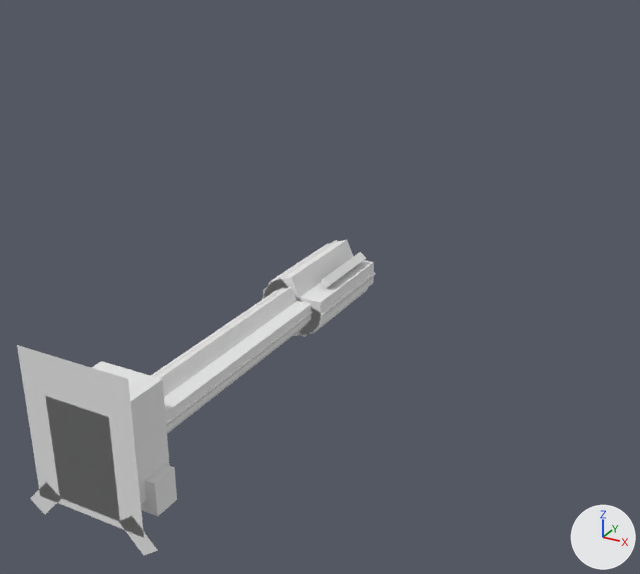
Before and after pictures for a commit that changed the OBJ model src/main/resources/assets/mareeletrica/models/block/paint_scar_body_1.obj.
The view is the same before and after, from a 50 mm lens placed at (0.905, 0.021, 0.876), pointed at (0.413, 0.914, 0.43). The lights are fixed; the arrows at lower right show +X, +Y and +Z. The first picture is the older version. Where no turn or scale is listed for an object, it has been applied to the vertices. Vertices at exactly the same position are counted once.

In view in the first picture: 'paint_scar_body_1'.
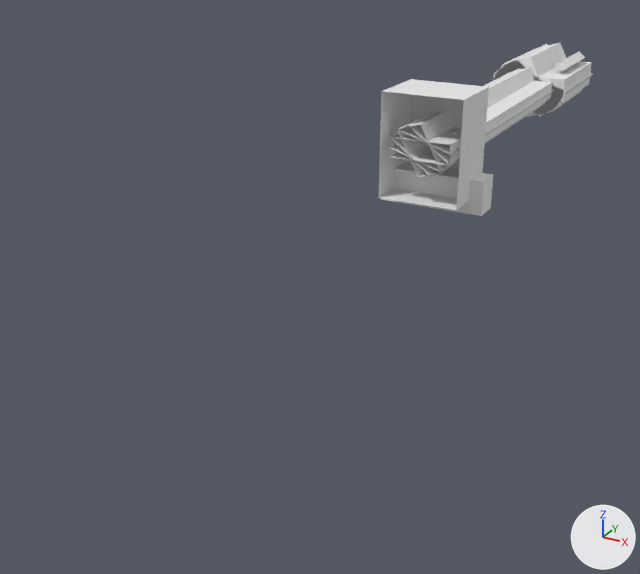
Patch to the scene script:
```diff
--- a/src/main/resources/assets/mareeletrica/models/block/paint_scar_body_1.obj.py
+++ b/src/main/resources/assets/mareeletrica/models/block/paint_scar_body_1.obj.py
@@ me_paint_scar_body_1 @@
 # used by ob_paint_scar_body_1; location = (0.0, 0.0, 0.0)
-me_paint_scar_body_1.from_pydata(...)  # 132 vertices, 111 faces; spans x 0.438..0.562, y 0.406..0.819, z 0.442..0.588
+me_paint_scar_body_1.from_pydata(...)  # 120 vertices, 103 faces; spans x 0.43..0.57, y 1.008..1.64, z 0.507..0.66
+# me_paint_scar_body_1 part 1: the loose piece of 12 vertices spanning x 0.484..0.516, y 0.816..0.819, z 0.494..0.523 is scaled about its middle by (3.62, 81.4, 3.06), then moved by (0.0, 0.73, 0.084)
+# me_paint_scar_body_1 part 2: the loose piece of 12 vertices spanning x 0.483..0.517, y 0.816..0.819, z 0.493..0.525 is scaled about its middle by (3.62, 81.4, 3.06), then moved by (0.0, 0.73, 0.084)
+# me_paint_scar_body_1 part 3: the loose piece of 8 vertices spanning x 0.516..0.527, y 0.729..0.808, z 0.523..0.534 is scaled about its middle by (1.81, 1.53, 1.53), then moved by (0.018, 0.795, 0.095)
+# me_paint_scar_body_1 part 4: the loose piece of 8 vertices spanning x 0.516..0.527, y 0.729..0.808, z 0.484..0.494 is scaled about its middle by (1.81, 1.53, 1.53), then moved by (0.018, 0.795, 0.074)
+# me_paint_scar_body_1 part 5: the loose piece of 8 vertices spanning x 0.473..0.484, y 0.729..0.808, z 0.523..0.534 is scaled about its middle by (1.81, 1.53, 1.53), then moved by (-0.018, 0.795, 0.095)
+# me_paint_scar_body_1 part 6: the loose piece of 12 vertices spanning x 0.468..0.532, y 0.7..0.817, z 0.479..0.538 is scaled about its middle by (0.905, 0.0287, 0.766), then moved by (0.0, 0.88, 0.084)
+# me_paint_scar_body_1 part 7: the loose piece of 12 vertices spanning x 0.465..0.535, y 0.7..0.817, z 0.477..0.54 is scaled about its middle by (0.905, 0.0287, 0.766), then moved by (0.0, 0.88, 0.084)
+# me_paint_scar_body_1 part 8: a new loose piece, a box spanning x 0.43..0.57, y 1.053..1.089, z 0.507..0.552, in mat_paint (its picture is missing)
+# me_paint_scar_body_1 part 9: 7 loose pieces with 52 vertices, spanning x 0.438..0.562, y 0.406..0.7, z 0.442..0.588, are deleted
+# me_paint_scar_body_1 part 10
+# 20 vertices are added at x 0.447..0.553, y 1.008..1.097, z 0.525..0.66
+# 12 new vertices lie (0.0, 0.449, 0.0) away from vertices in x 0.457..0.543, y 1.008, z 0.56..0.626
+# 25 new faces join them
+# other edits to the shape of me_paint_scar_body_1 do not show in these pictures
 me_paint_scar_body_1.materials.append(mat_paint)
```

Pixel boxes [x1, y1, x2, y2] of what changed, in the pictures (640 x 574 px; the box of a moved part takes in the faces that stretch with it):
'paint_scar_body_1', reshaped (40% narrower, 45% shorter): before [17, 240, 376, 556]; after [378, 43, 593, 216]
part 1 of me_paint_scar_body_1, moved or reshaped (not visible before): after [494, 44, 592, 117]
part 2 of me_paint_scar_body_1, moved or reshaped (not visible before): after [493, 43, 593, 117]
part 3 of me_paint_scar_body_1, moved or reshaped: before [321, 252, 366, 287]; after [555, 51, 585, 71]
part 4 of me_paint_scar_body_1, moved or reshaped: before [329, 290, 365, 320]; after [562, 90, 582, 104]
part 5 of me_paint_scar_body_1, moved or reshaped (not visible afterwards): before [288, 245, 327, 271]
part 6 of me_paint_scar_body_1, moved or reshaped (not visible afterwards): before [264, 240, 374, 337]
part 7 of me_paint_scar_body_1, moved or reshaped (not visible afterwards): before [262, 240, 376, 336]
part 8 of me_paint_scar_body_1, added: after [381, 162, 493, 216]
part 9 of me_paint_scar_body_1, deleted: before [17, 287, 313, 556]
part 10 of me_paint_scar_body_1, added: after [378, 67, 554, 210]
